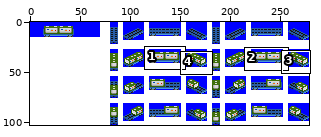
Edited in one commit: sprite sheet (src/wagon/Flat_car/Flat_Tank_Car/Flat_Tank_Car.png). Above, an overview of the earlier version with the close-up marked.
Close-up. First the earlier version:
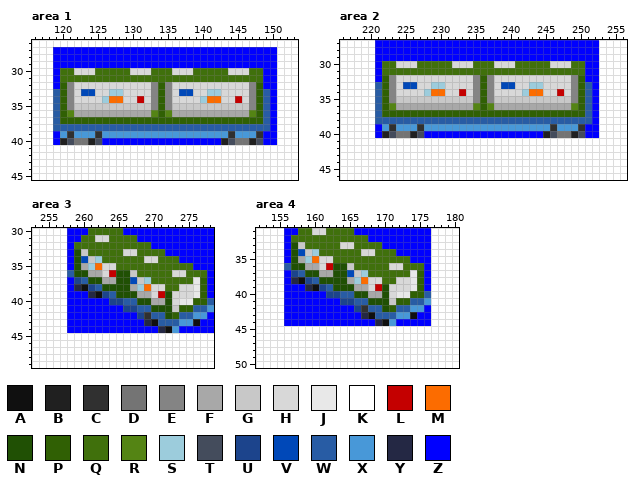
The file is 279x103 pixels. Shown: area 1: x 116..153, y 26..45; area 2: x 216..256, y 27..46; area 3: x 253..278, y 30..49; area 4: x 152..180, y 31..50. The commit also changed other parts of the picture, which this record leaves out.
Palette (. is transparent): A #101010  B #202020  C #303030  D #747474  E #848484  F #a8a8a8  G #c8c8c8  H #d8d8d8  J #e8e8e8  K #ffffff  L #c40000  M #fc6c00  N #205004  P #306004  Q #40700c  R #548414  S #9cccdc  T #444c5c  U #1c448c  V #0048b8  W #285ca4  X #4898d8  Y #242844  Z #0000ff
New version:
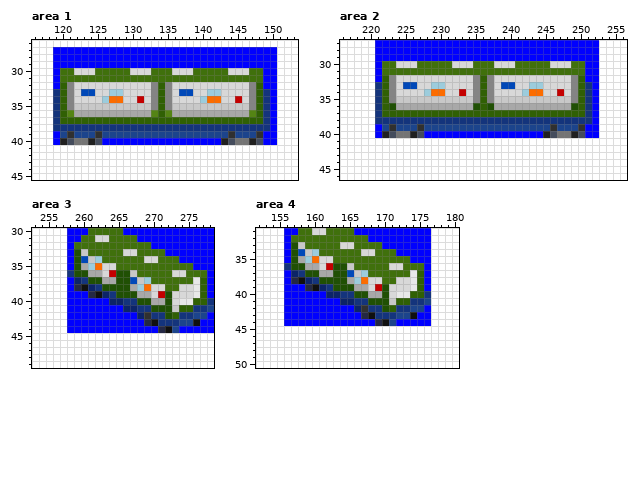
Changes in this commit:
@@ palette @@
-U #1c448c
+U #0c2468
-W #285ca4
+W #14347c
-X #4898d8
+X #1c448c
--- area 2
@@ x 216..256 @@
 35 KKKKKWPEGGGGGGGGGGGEPEGGGGGGGGGGGEPWZKKKK
-36 KKKKKWPRFFFFFFFFFFFRPRFFFFFFFFFFFRPWZKKKK
+36 KKKKKWPNFFFFFFFFFFFNPNFFFFFFFFFFFNPWZKKKK
 37 KKKKKWPPPPPPPPPPPPPPPPPPPPPPPPPPPPPWZKKKK
Boxes around the changes in both close-ups, in picture pixels (x1, y1, x2, y2):
changed: (53, 89, 270, 138)
changed: (375, 82, 592, 131)
changed: (67, 270, 214, 333)
changed: (284, 263, 431, 326)
